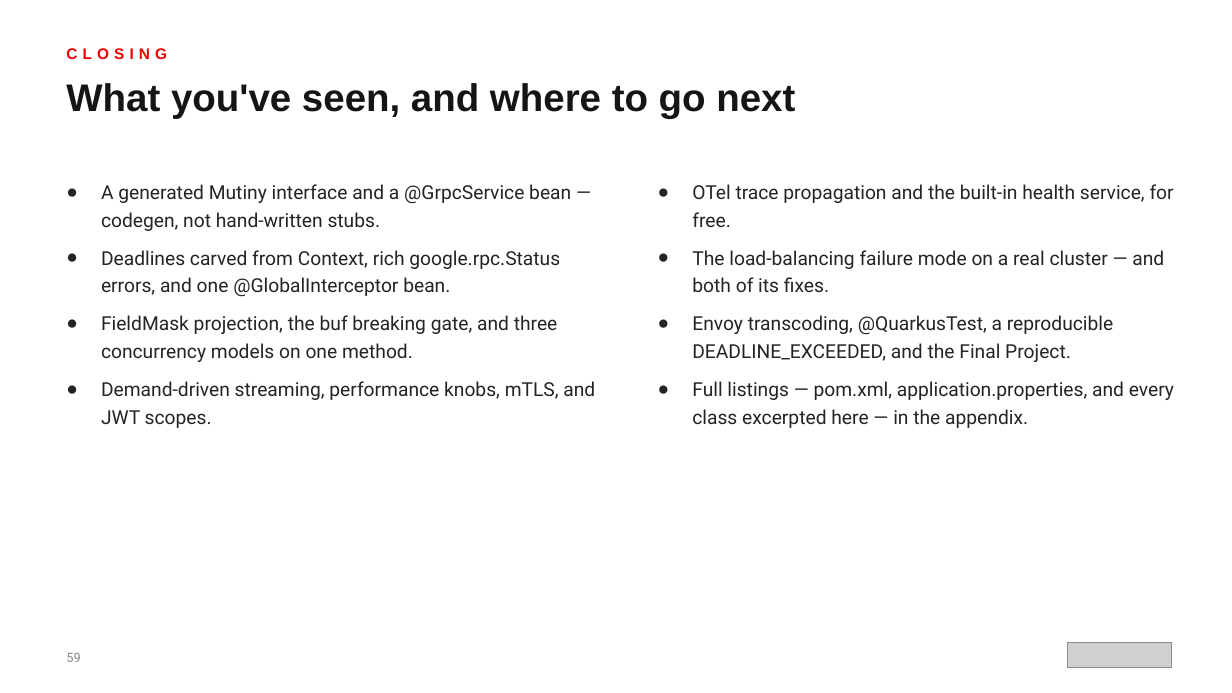
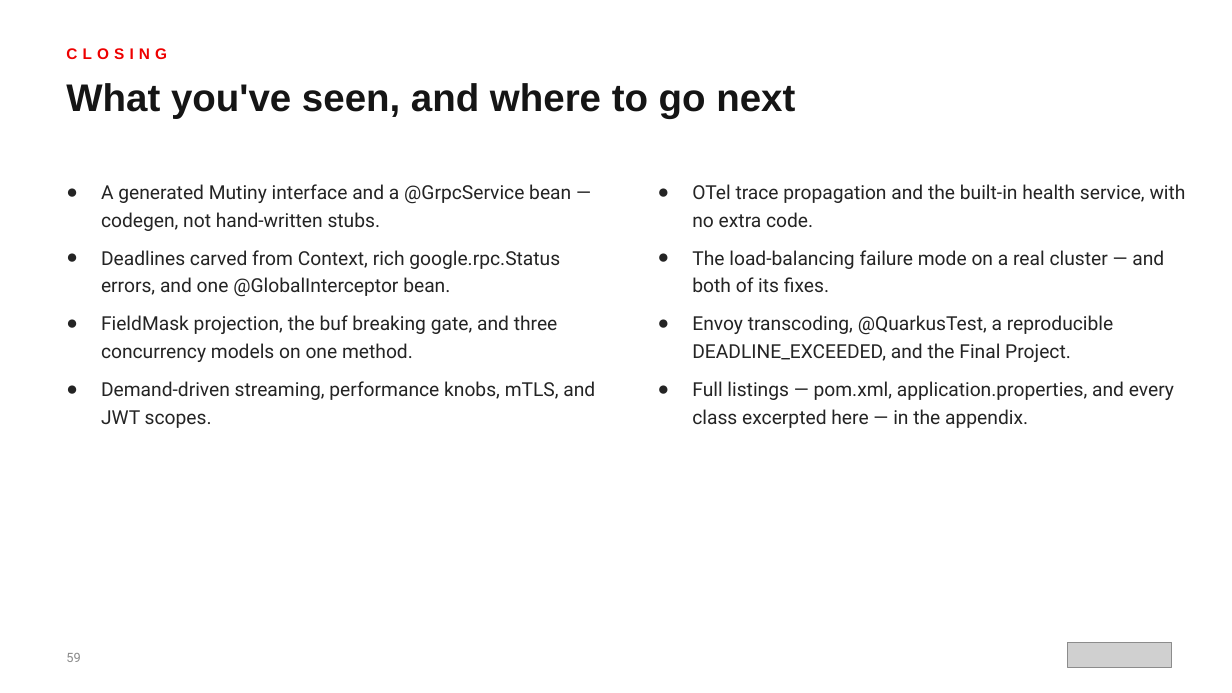
Before and after one commit to patterncatalyst/api-patterns-and-practices-grpc, a slide deck: slide 59 of presentation/api-patterns-grpc-quarkus/api-patterns-grpc-quarkus-r1.0.pptx. Drawn at 1232x693 pixels with LibreOffice and Linux fonts; fonts in the diff are those of the drawing; grey boxes stand for pictures. Boxes give left, top, right and bottom in pixels: in the first picture for what was removed or moved away, otherwise in the second. Text is boxed around its words. In the diff, an @@ line names an element or a change of style, - is before the commit and + after.

```diff
--- a/presentation/api-patterns-grpc-quarkus/api-patterns-grpc-quarkus-r1.0.pptx
+++ b/presentation/api-patterns-grpc-quarkus/api-patterns-grpc-quarkus-r1.0.pptx
@@ text at [692, 184, 1186, 227]: text changed @@
-● OTel trace propagation and the built-in health service, for free.
+● OTel trace propagation and the built-in health service, with no extra code.
```
Also in this commit, not shown: 3 other slides changed, 5 other files.
